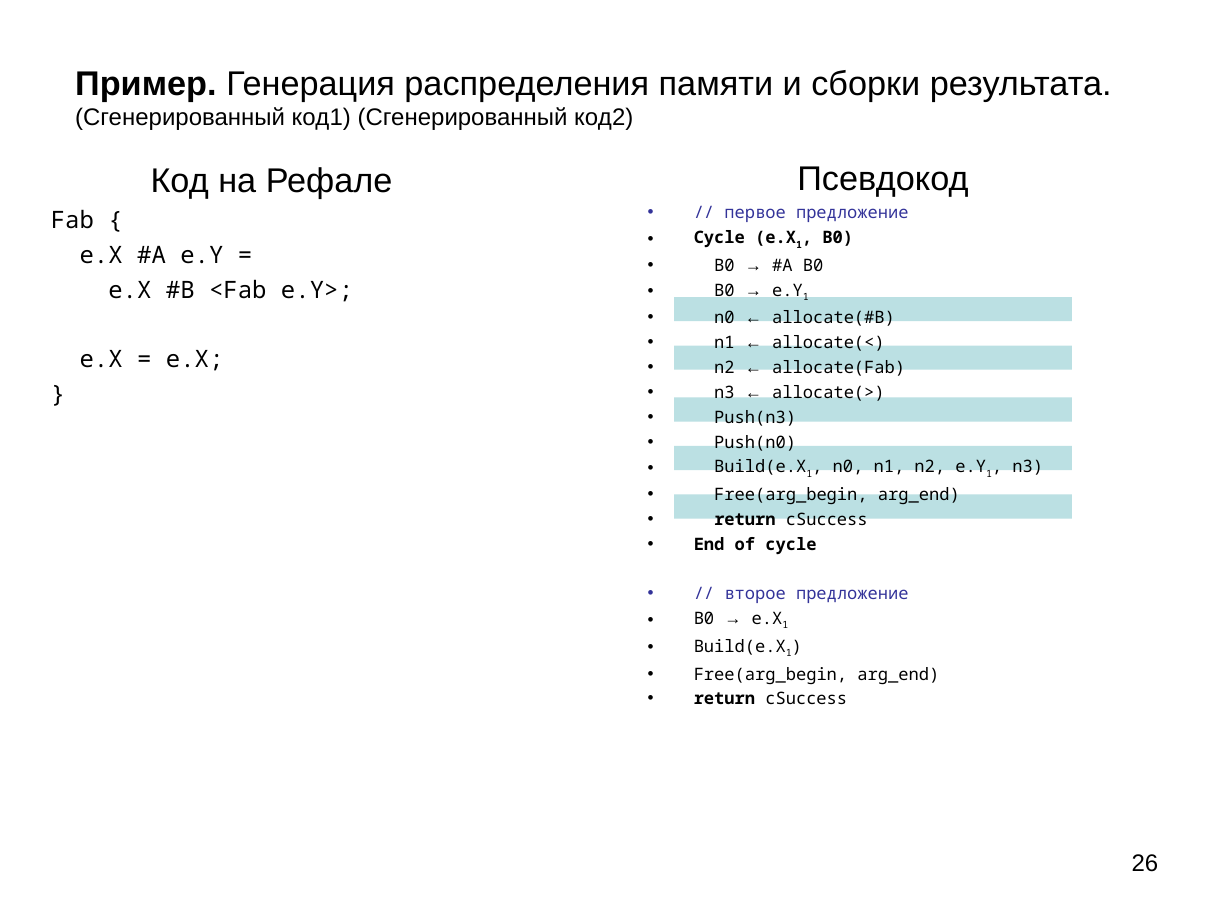
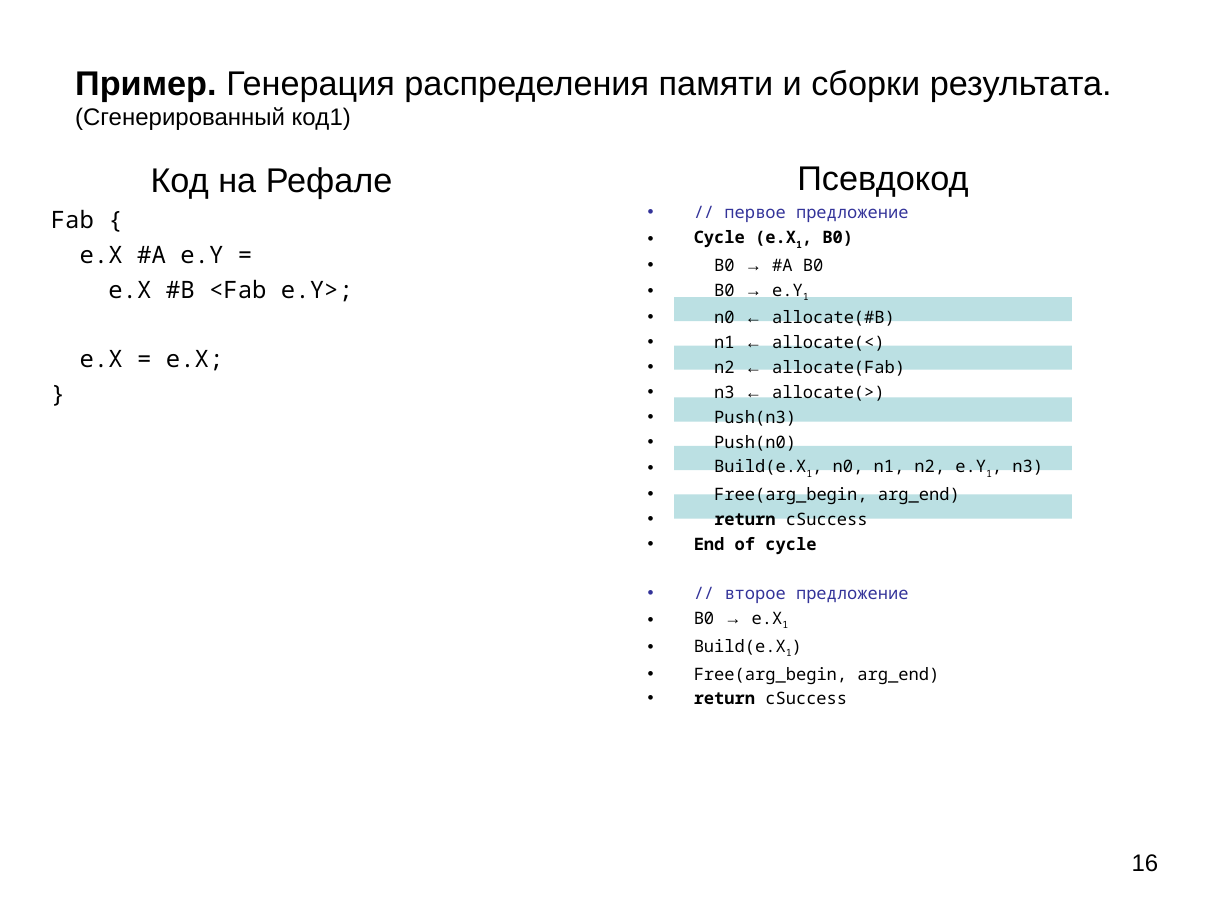
Before and after one commit to Mazdaywik/Refal-05, a slide deck: slide 16 of doc/Компилятор Простого Рефала.ppt (slide 26 before the commit). Drawn at 1232x924 pixels with LibreOffice and Linux fonts; fonts in the diff are those of the drawing. Boxes give left, top, right and bottom in pixels: in the first picture for what was removed or moved away, otherwise in the second. Text is boxed around its words. In the diff, an @@ line names an element or a change of style, - is before the commit and + after.

```diff
--- a/doc/Компилятор Простого Рефала.ppt
+++ b/doc/Компилятор Простого Рефала.ppt
@@ text at bbox=[75, 70, 1112, 130]: text changed @@
-Пример. Генерация распределения памяти и сборки результата.
-(Сгенерированный код1) (Сгенерированный код2)
+Пример. Генерация распределения памяти и сборки результата.
+(Сгенерированный код1)
@@ page number at bbox=[1132, 854, 1159, 872]: text changed @@
-26
+16
```
Also in this commit, not shown: 14 slides removed.
